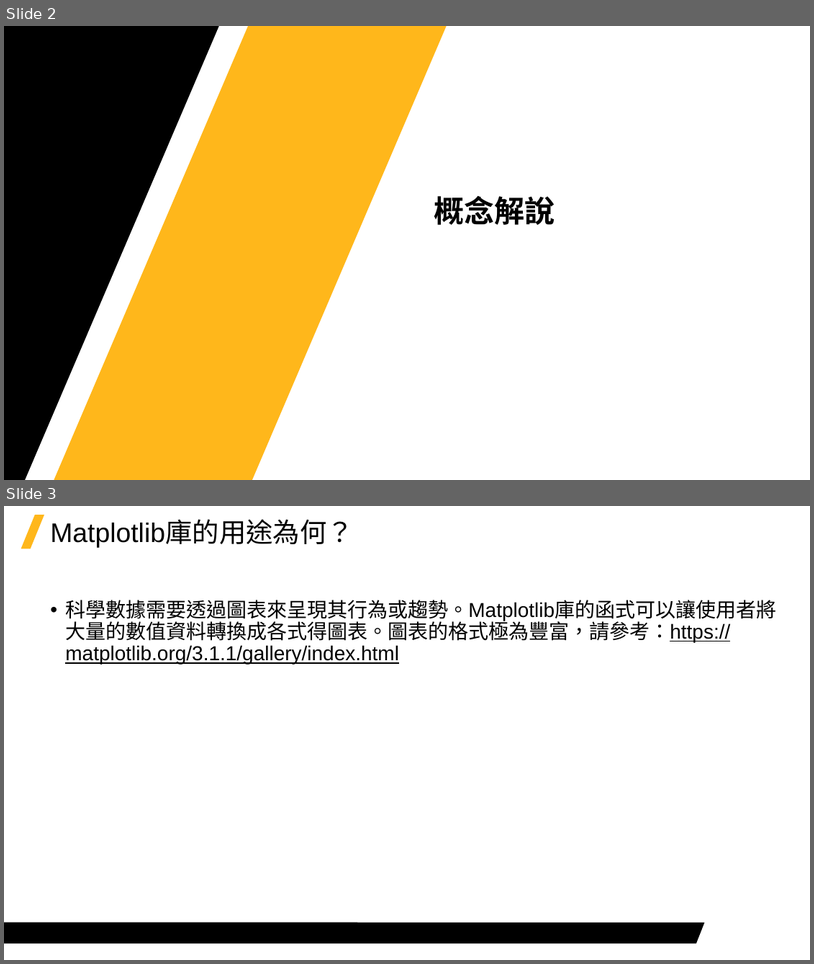
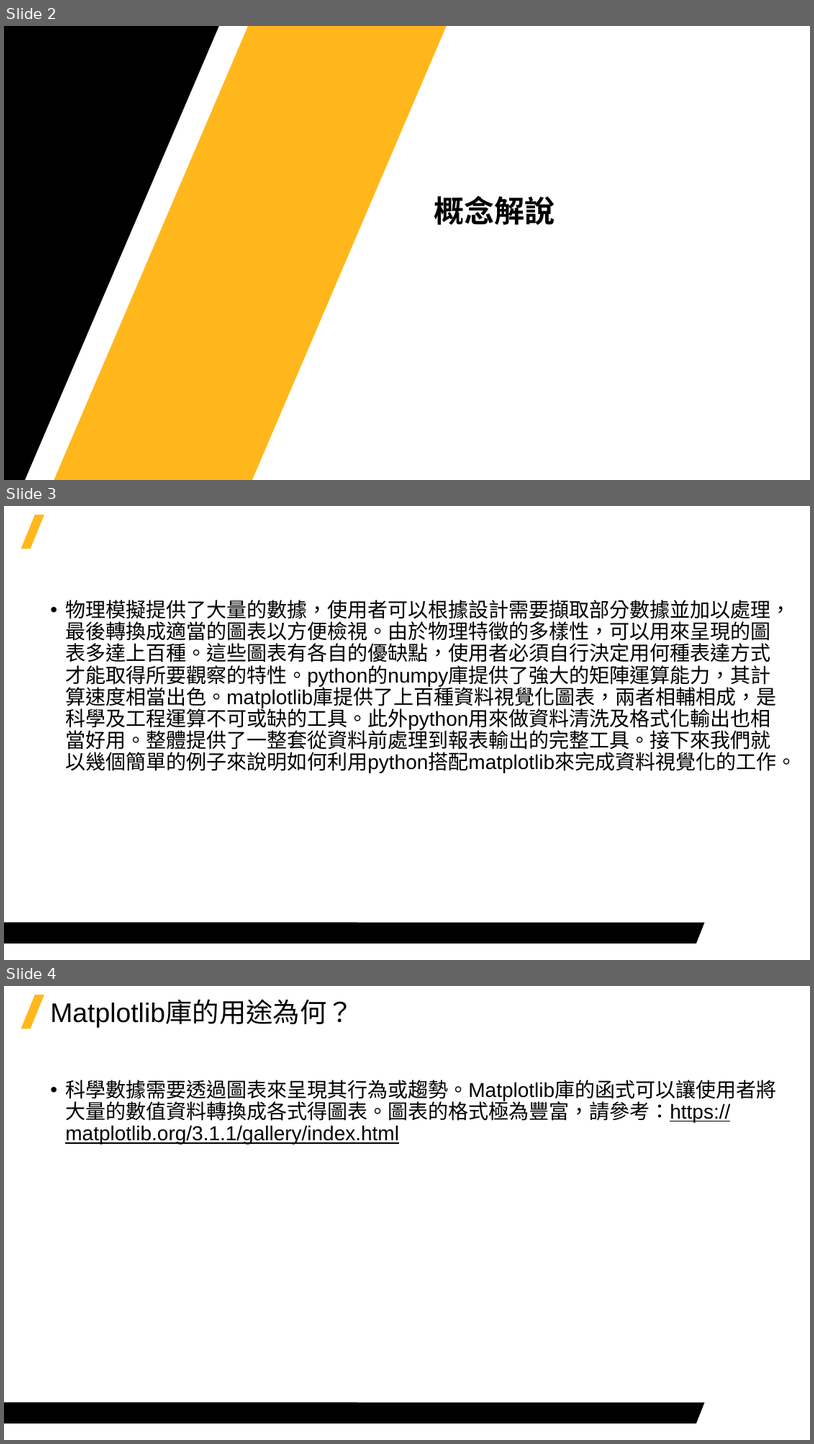
Before and after one commit to Jerrick-cheng/AEDT-Automation-Camp, a slide deck: 上課教材/Week7.pptx. Shown one above the other, each under a label of ours: slides 2 and 3 before the commit, slides 2, 3 and 4 after it. The pictures are 814x964 and 814x1444 pixels, drawn with LibreOffice and Linux fonts; fonts in the diff are those of the drawing; background and template pictures are left out. Boxes give left, top, right and bottom in pixels: in the first picture for what was removed or moved away, otherwise in the second. Text is boxed around its words. In the diff, an @@ line names an element or a change of style, - is before the commit and + after.

```diff
--- a/上課教材/Week7.pptx
+++ b/上課教材/Week7.pptx
@@ slide 3 added at [4, 506, 810, 960], background #FFFFFF; not listed: 2 template elements that a slide beside it also shows @@
@@ text added at [65, 600, 797, 773], 24 pt, text #000000 @@
+• 物理模擬提供了大量的數據，使用者可以根據設計需要擷取部分數據並加以處理，最後轉換成適當的圖表以方便檢視。由於物理特徵的多樣性，可以用來呈現的圖表多達上百種。這些圖表有各自的優缺點，使用者必須自行決定用何種表達方式才能取得所要觀察的特性。python的numpy庫提供了強大的矩陣運算能力，其計算速度相當出色。matplotlib庫提供了上百種資料視覺化圖表，兩者相輔相成，是科學及工程運算不可或缺的工具。此外python用來做資料清洗及格式化輸出也相當好用。整體提供了一整套從資料前處理到報表輸出的完整工具。接下來我們就以幾個簡單的例子來說明如何利用python搭配matplotlib來完成資料視覺化的工作。
@@ what was slide 3 is now slide 4 @@
```
Also in this commit, not shown: 1 slide changed, 2 other files.
